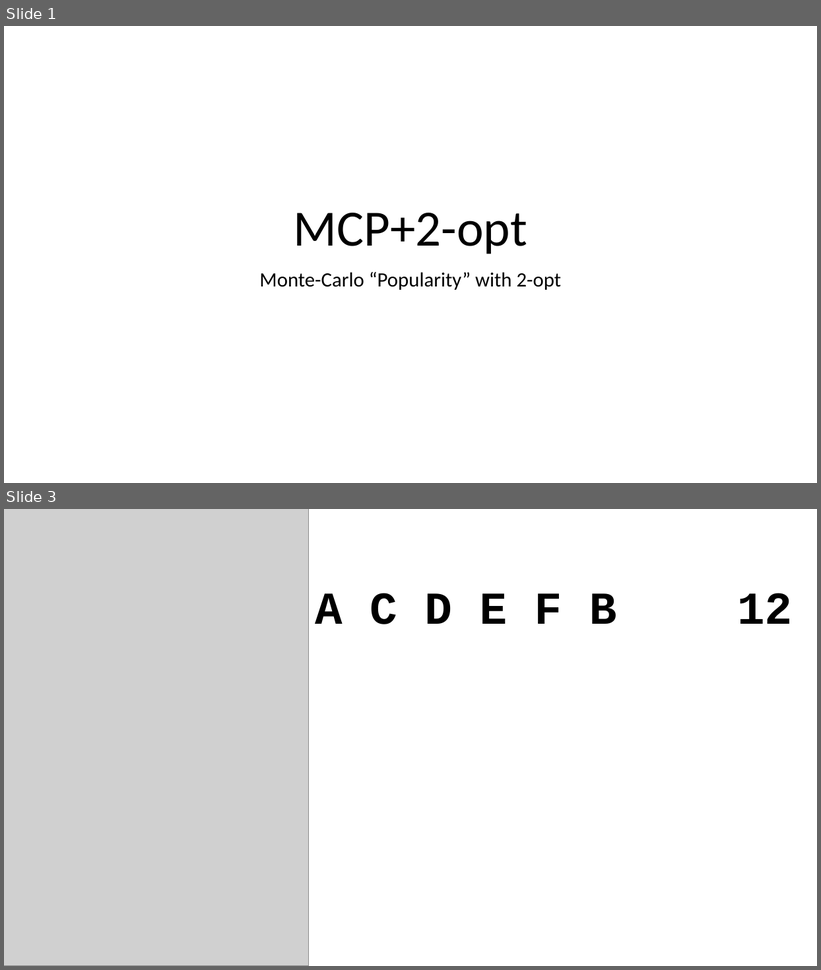
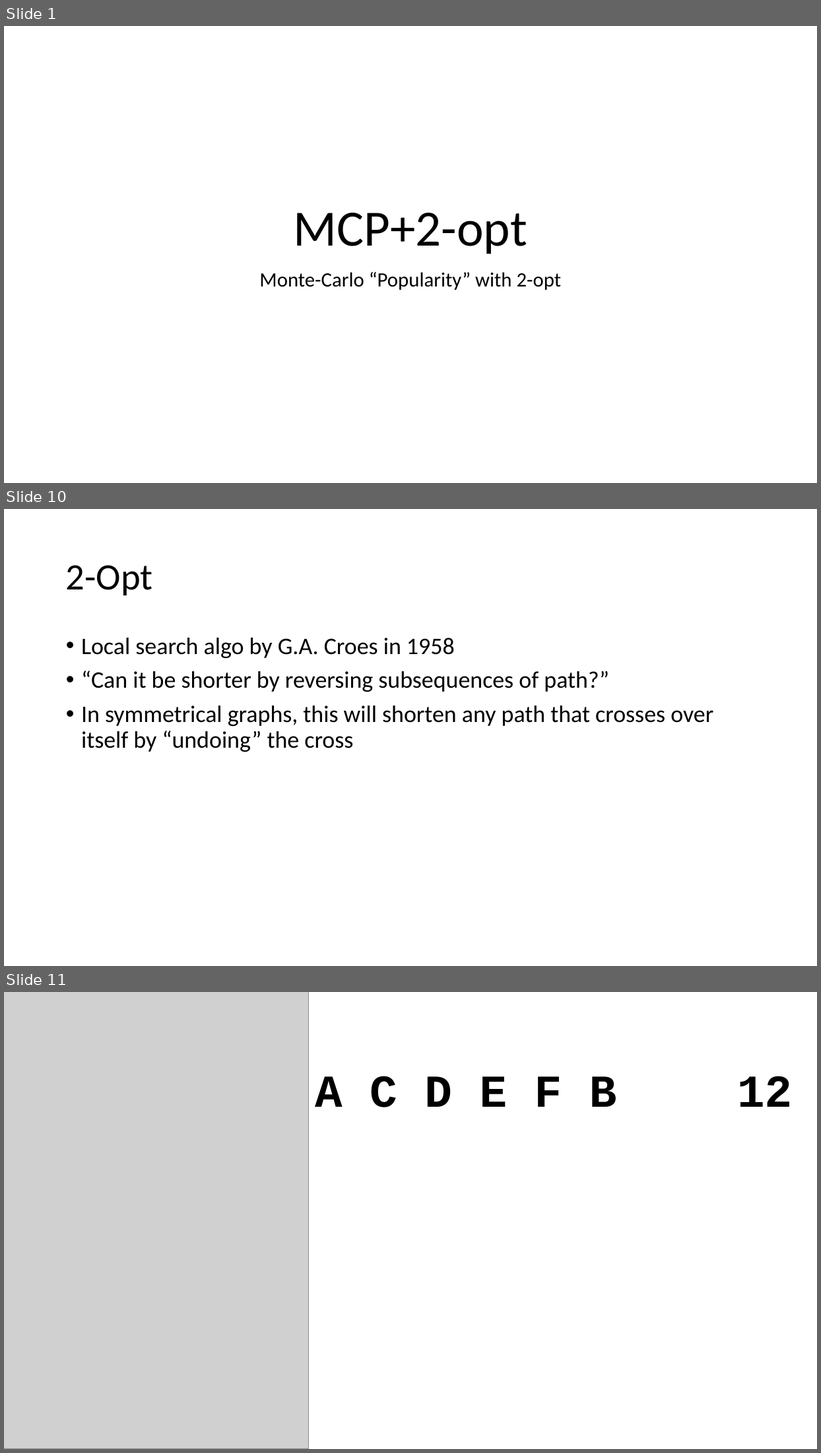
Before and after one commit to depperm/TSP, a slide deck: smallAnimation.pptx. Shown one above the other, each under a label of ours: slides 1 and 3 before the commit, slides 1, 10 and 11 after it; the slides between them are not shown. The pictures are 821x970 and 821x1453 pixels, drawn with LibreOffice and Linux fonts; fonts in the diff are those of the drawing; grey boxes stand for pictures. Boxes give left, top, right and bottom in pixels: in the first picture for what was removed or moved away, otherwise in the second. Text is boxed around its words. In the diff, an @@ line names an element or a change of style, - is before the commit and + after.

```diff
--- a/smallAnimation.pptx
+++ b/smallAnimation.pptx
@@ slide 10 added at (4,509,817,966), background #FFFFFF @@
@@ title added at (66,565,153,595), 44 pt, text #000000 @@
+2-Opt
@@ text added at (81,638,714,752), 28 pt, text #000000 @@
+• Local search algo by G.A. Croes in 1958
+• “Can it be shorter by reversing subsequences of path?”
+• In symmetrical graphs, this will shorten any path that crosses over itself by “undoing” the cross
@@ what was slide 3 is now slide 11 @@
```
Also in this commit, not shown: 10 other slides added, 1 slide removed.
